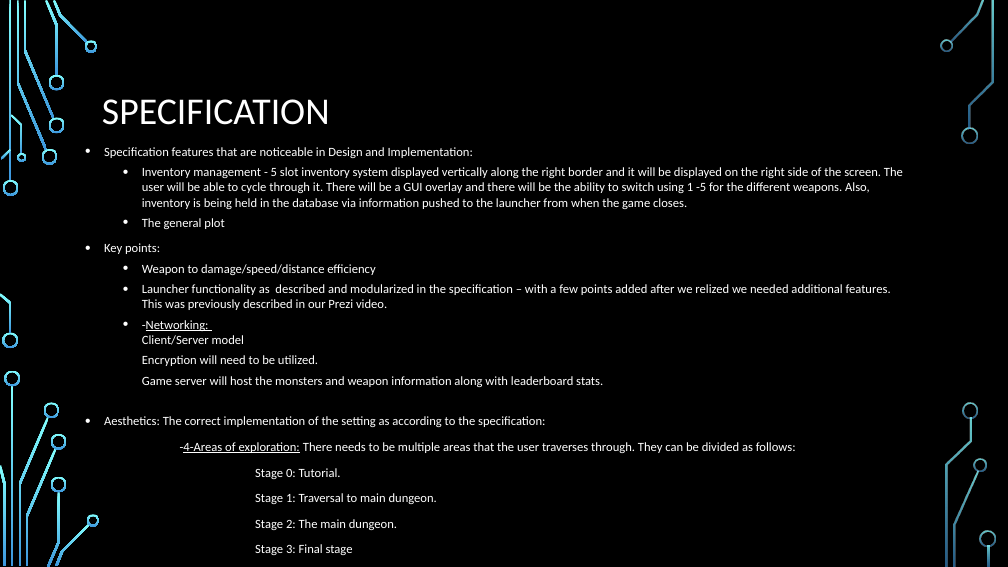
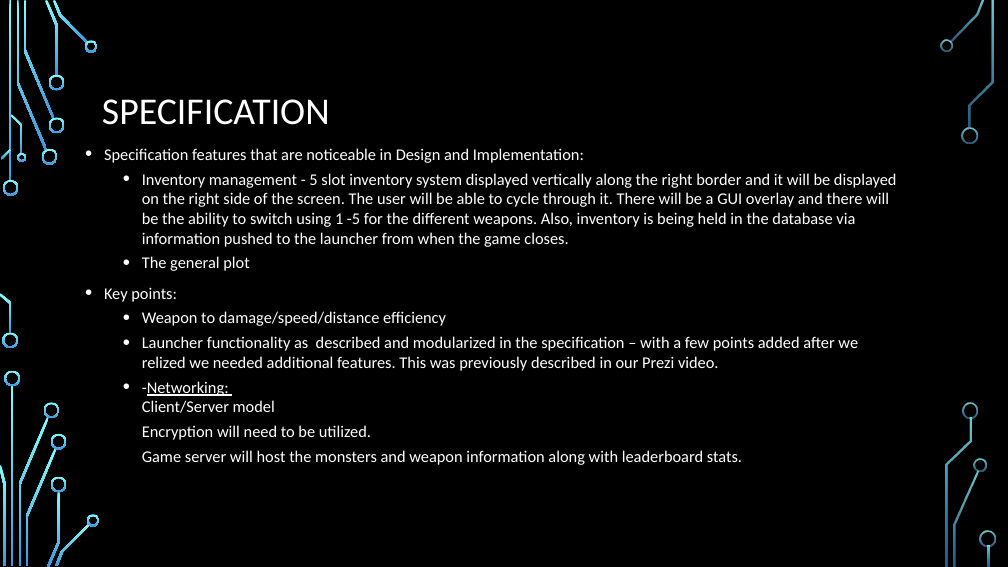
Before and after one commit to Team7-SoftEng/Asset-Development, a slide deck: slide 4 of Gate of GAbethulu.pptx. Drawn at 1008x567 pixels with LibreOffice and Linux fonts; fonts in the diff are those of the drawing; background and template pictures are left out. Boxes give left, top, right and bottom in pixels: in the first picture for what was removed or moved away, otherwise in the second. Text is boxed around its words. In the diff, an @@ line names an element or a change of style, - is before the commit and + after.

```diff
--- a/Gate of GAbethulu.pptx
+++ b/Gate of GAbethulu.pptx
@@ text "Specification features that are noticeable ..." at [104, 148, 897, 465]: size 12 to 15.6 pt @@
@@ text at [104, 416, 796, 504]: paragraphs removed @@
-• Aesthetics: The correct implementation of the setting as according to the specification:
--4-Areas of exploration: There needs to be multiple areas that the user traverses through. They can be divided as follows:
-Stage 0: Tutorial.
-Stage 1: Traversal to main dungeon.
-Stage 2: The main dungeon.
-Stage 3: Final stage
```
Also in this commit, not shown: 6 other slides changed, 2 slides added.
